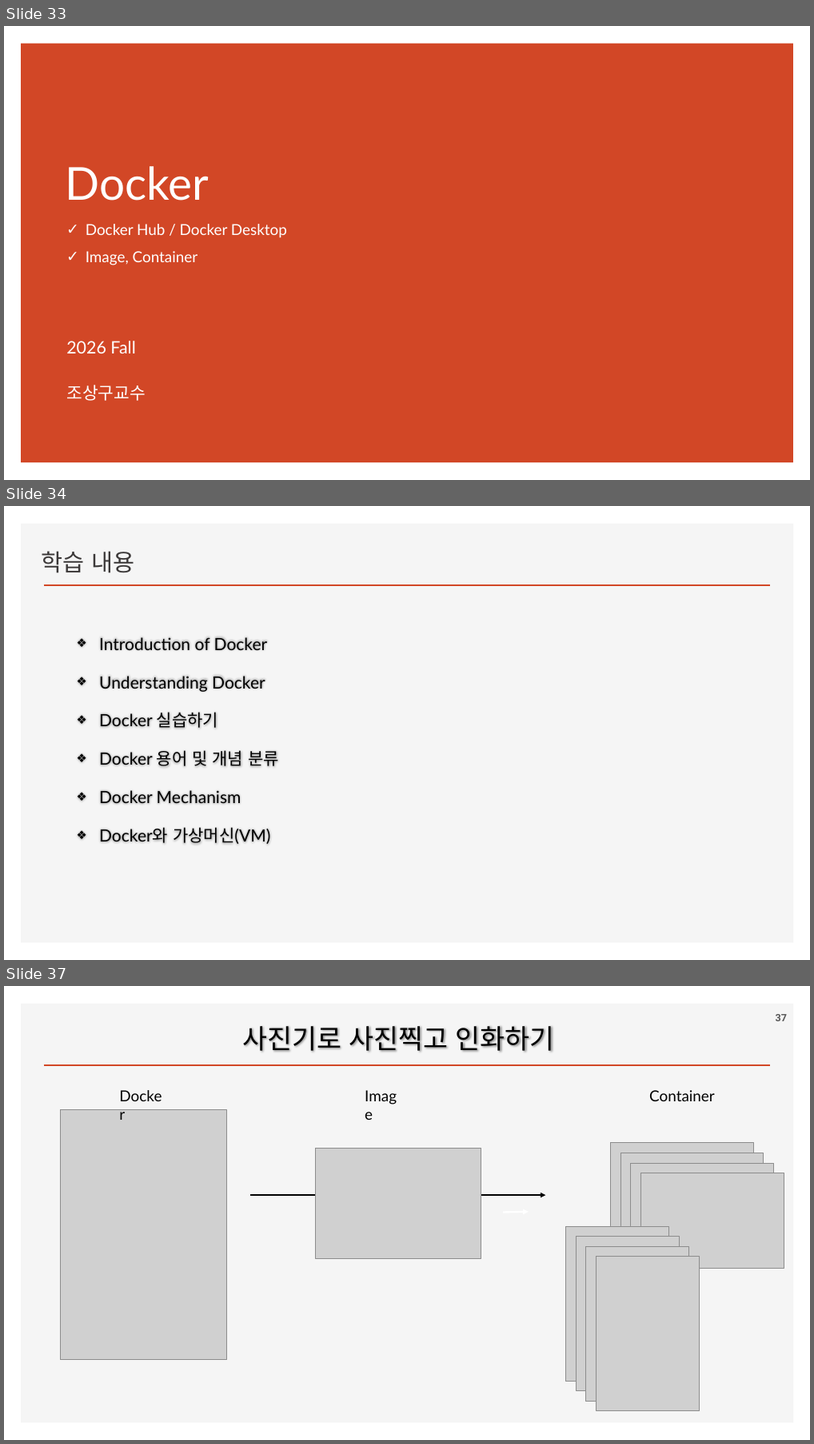
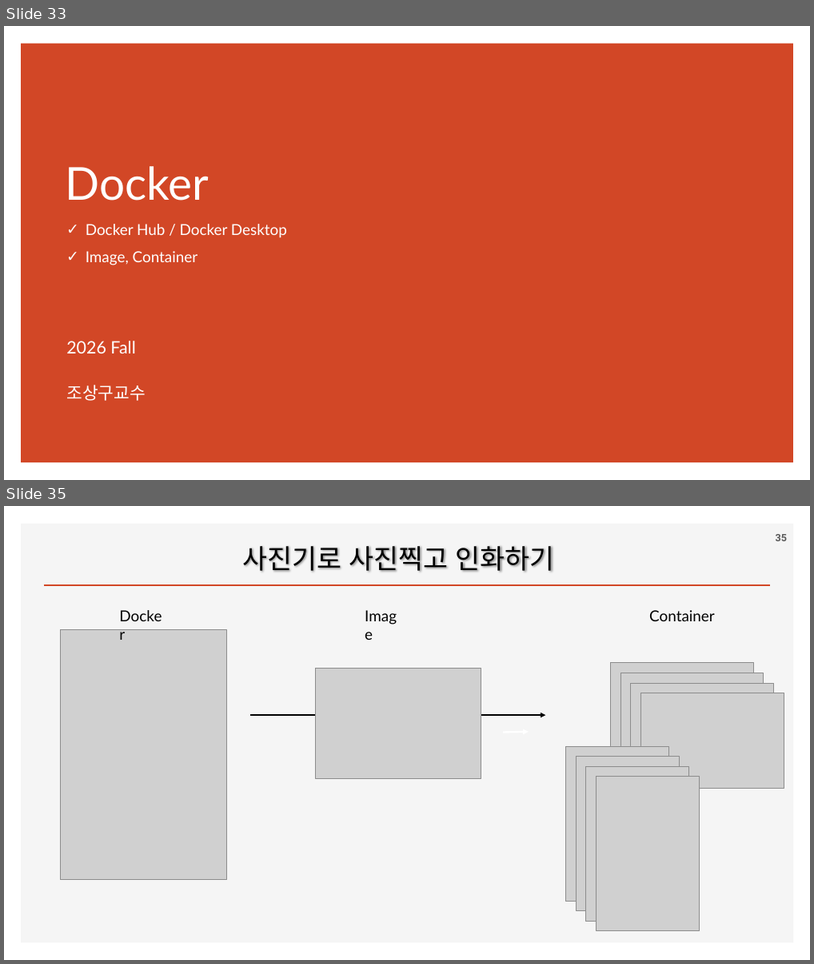
Before and after one commit to ancestor9/2026_Fall_Application-Deployment, a slide deck: App Deployment.pptx. Shown one above the other, each under a label of ours: slides 33, 34 and 37 before the commit, slides 33 and 35 after it; the slides between them are not shown. The pictures are 814x1444 and 814x964 pixels, drawn with LibreOffice and Linux fonts; fonts in the diff are those of the drawing; grey boxes stand for pictures; background and template pictures are left out. Boxes give left, top, right and bottom in pixels: in the first picture for what was removed or moved away, otherwise in the second. Text is boxed around its words. In the diff, an @@ line names an element or a change of style, - is before the commit and + after.

```diff
--- a/App Deployment.pptx
+++ b/App Deployment.pptx
@@ slide 34 removed at [4, 506, 810, 960], background #FFFFFF; not listed: 2 template elements that a slide beside it also shows @@
@@ text removed at [42, 551, 134, 573] @@
-학습 내용
@@ text removed at [99, 637, 279, 844] @@
-❖ Introduction of Docker
-❖ Understanding Docker
-❖ Docker 실습하기
-❖ Docker 용어 및 개념 분류
-❖ Docker Mechanism
-❖ Docker와 가상머신(VM)
@@ what was slide 37 is now slide 35 @@
@@ page number at [776, 534, 787, 541]: text changed @@
-37
+35
```
Also in this commit, not shown: 3 slides changed, 10 slides added, 1 other slide removed.
